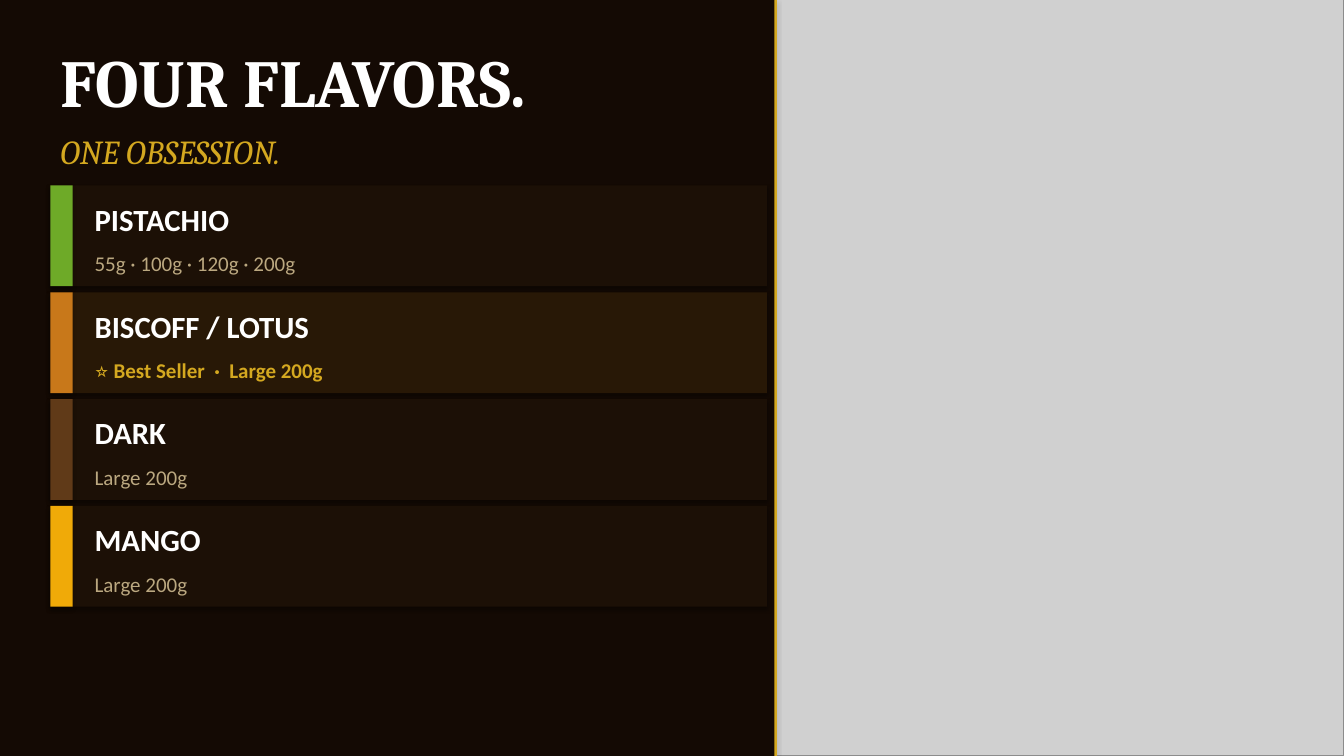
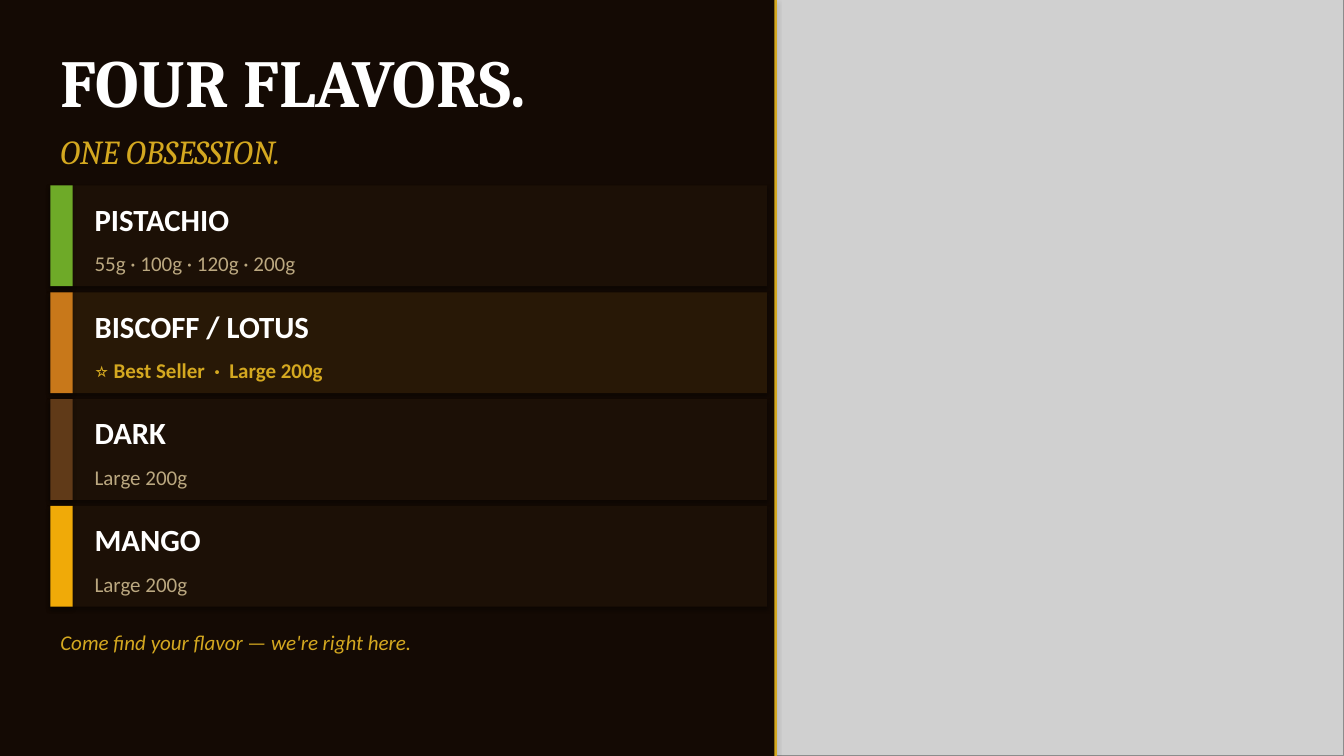
Before and after one commit to mnfadawi/hi, a slide deck: slide 5 of sahara-bites-fun-fair.pptx. Drawn at 1344x756 pixels with LibreOffice and Linux fonts; fonts in the diff are those of the drawing; grey boxes stand for pictures. Boxes give left, top, right and bottom in pixels: in the first picture for what was removed or moved away, otherwise in the second. Text is boxed around its words. In the diff, an @@ line names an element or a change of style, - is before the commit and + after.

```diff
--- a/sahara-bites-fun-fair.pptx
+++ b/sahara-bites-fun-fair.pptx
@@ text added at [60, 635, 411, 654], 15 pt, text #D4A820, italic @@
+Come find your flavor — we're right here.
```
Also in this commit, not shown: 4 other slides changed.
